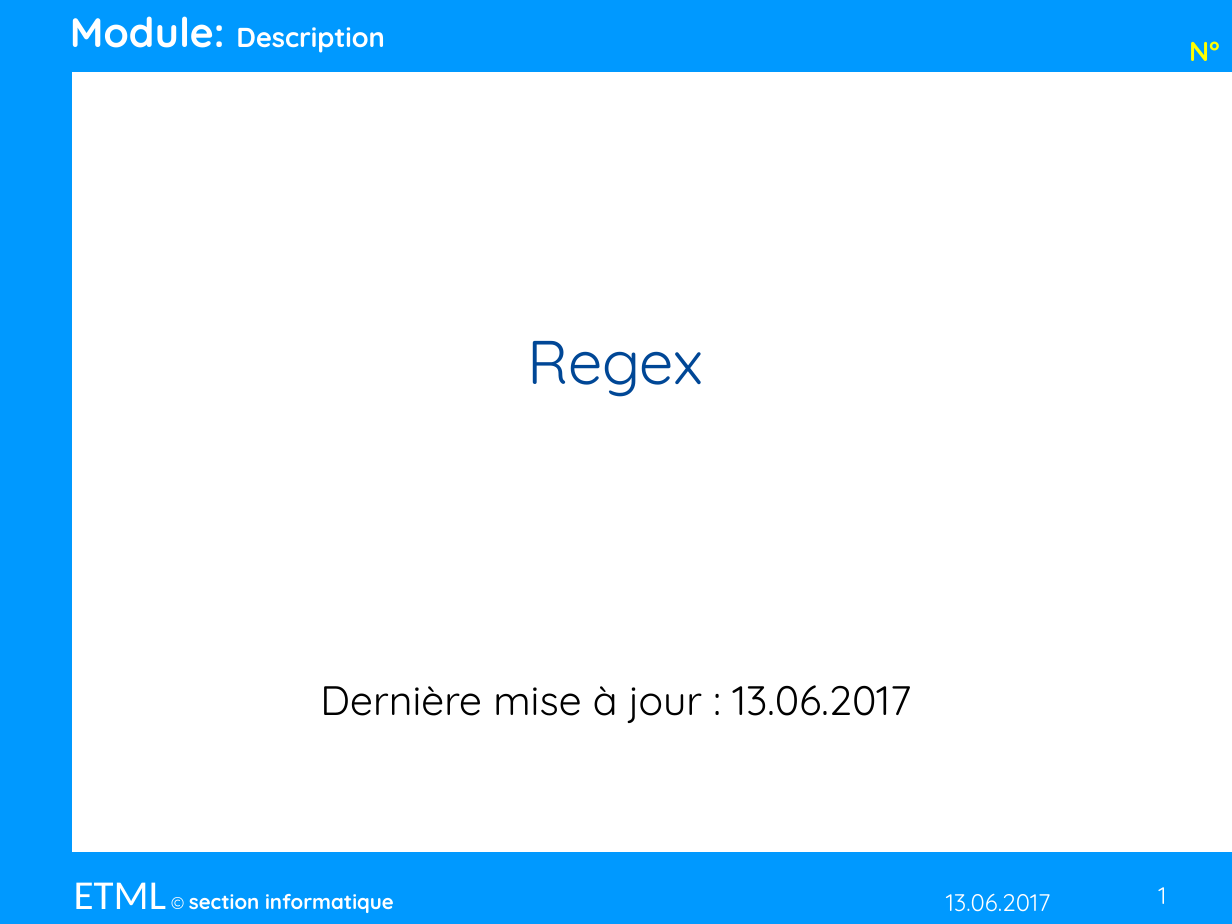
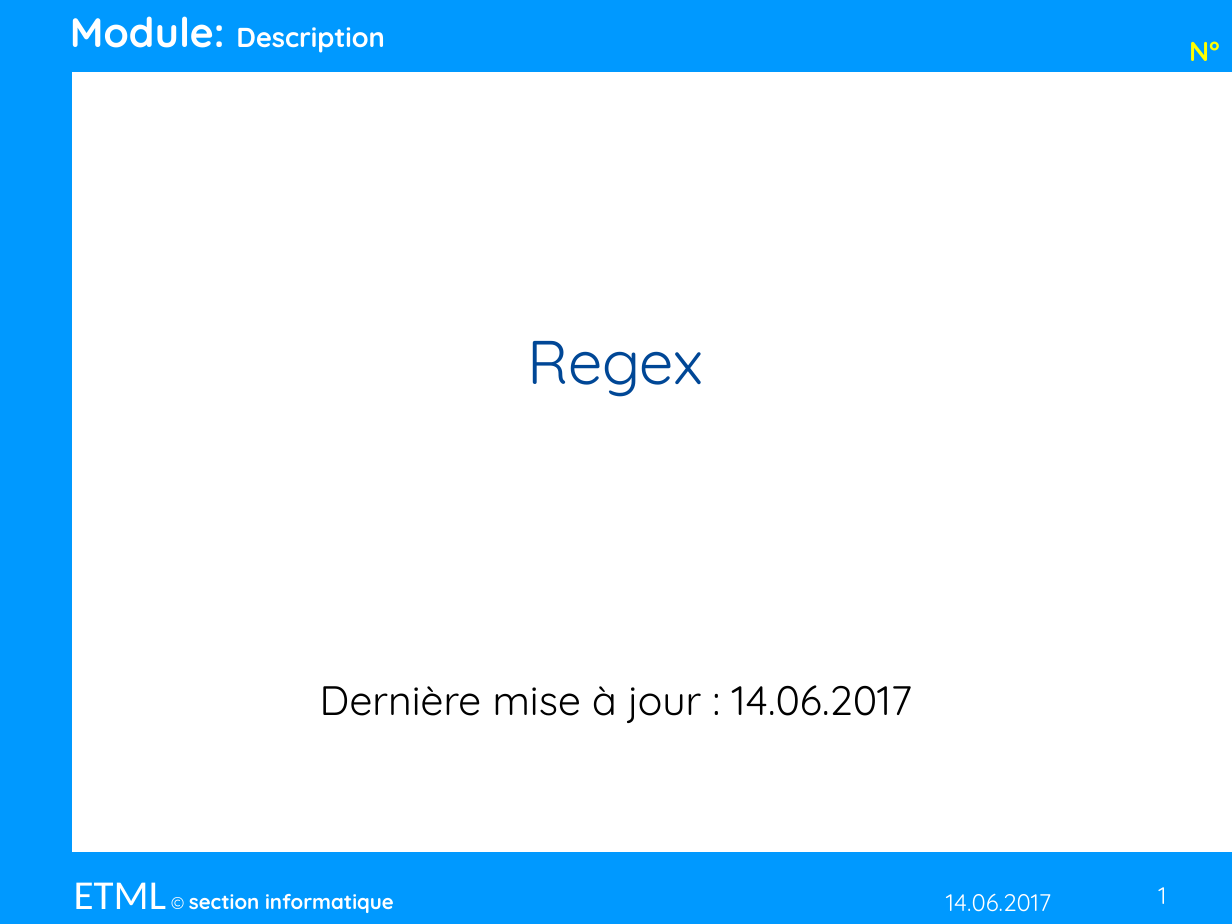
Before and after one commit to mayorjo/Demomot, a slide deck: slide 1 of REGEX/Regex.pptm. Drawn at 1232x924 pixels with LibreOffice and Linux fonts; fonts in the diff are those of the drawing. Boxes give left, top, right and bottom in pixels: in the first picture for what was removed or moved away, otherwise in the second. Text is boxed around its words. In the diff, an @@ line names an element or a change of style, - is before the commit and + after.

Commit message:
Commit - modification du 14.06.2017
JDT
Regex
etc.

```diff
--- a/REGEX/Regex.pptm
+++ b/REGEX/Regex.pptm
@@ text at (x1=320, y1=685, x2=913, y2=723): text changed @@
-Dernière mise à jour : 13.06.2017
+Dernière mise à jour : 14.06.2017
@@ text at (x1=946, y1=893, x2=1051, y2=912): text changed @@
-13.06.2017
+14.06.2017
```
Also in this commit, not shown: 5 other slides changed, 1 slide removed, 15 other files.
